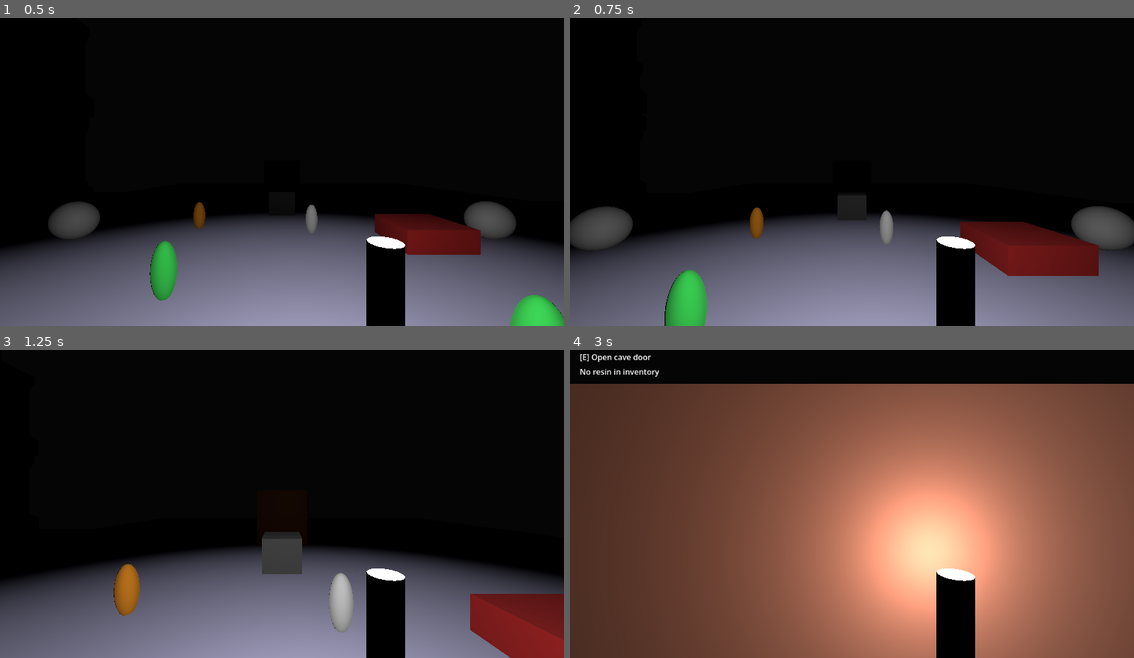
Above: before the commit, frames 1-4 (two rows, left to right).
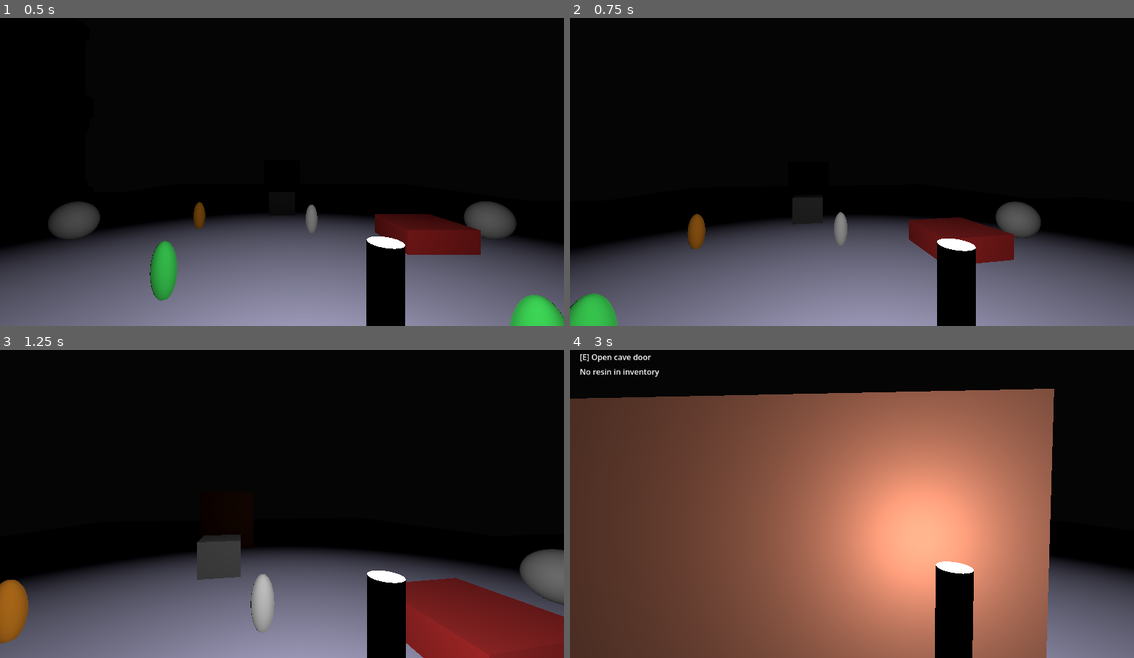
Above: after the commit, the same moments.

Repository: KKyler9/stone-torch
Game: Godot game, scene res://Main3D.tscn
Two runs of this game, one before a commit and one after it. Both use one fixed random seed, a clock stepped at 60 frames per second and the inputs below.
Inputs (mouse positions are in pixels of both pictures, inside the frame that each line leads up to):
- Up to frame 1 (0.5 s): no input
- Up to frame 2 (0.75 s): tap Enter at 0.5 s; move the mouse to (880, 165) at 0.52 s; hold W (move_forward) from 0.53 s (still down); tap E at 0.6 s
- Up to frame 3 (1.25 s): keep holding W (move_forward)
- Up to frame 4 (3 s): keep holding W (move_forward); move the mouse to (823, 500) at 1.27 s; tap 1 at 1.35 s; move the mouse to (863, 494) at 2.02 s; tap 2 at 2.1 s; move the mouse to (846, 504) at 2.77 s; tap 3 at 2.85 s

Frame 1 is identical in both runs. In frame 2, 9.6% of the frame differs, in the area x 0-100%, y 57-100%; in frame 3, 8.9%; in frame 4, 20%, in the area x 0-100%, y 10-100%.

Commit message:
Fix camera look blocked by HUD controls consuming input

Diff:
--- a/scripts/Player.gd
+++ b/scripts/Player.gd
@@ -34,22 +34,26 @@
 
 	var root := Control.new()
 	root.set_anchors_and_offsets_preset(Control.PRESET_FULL_RECT)
+	root.mouse_filter = Control.MOUSE_FILTER_IGNORE
 	canvas.add_child(root)
 
 	prompt_label = Label.new()
 	prompt_label.position = Vector2(20, 20)
 	prompt_label.text = ""
+	prompt_label.mouse_filter = Control.MOUSE_FILTER_IGNORE
 	root.add_child(prompt_label)
 
 	feedback_label = Label.new()
 	feedback_label.position = Vector2(20, 50)
 	feedback_label.text = ""
+	feedback_label.mouse_filter = Control.MOUSE_FILTER_IGNORE
 	root.add_child(feedback_label)
 
 	for i in slot_items.size():
 		var item_name = slot_items[i]
 		var label := Label.new()
 		label.position = Vector2(20 + i * 160, 680)
+		label.mouse_filter = Control.MOUSE_FILTER_IGNORE
 		root.add_child(label)
 		hud_labels[item_name] = label
 
